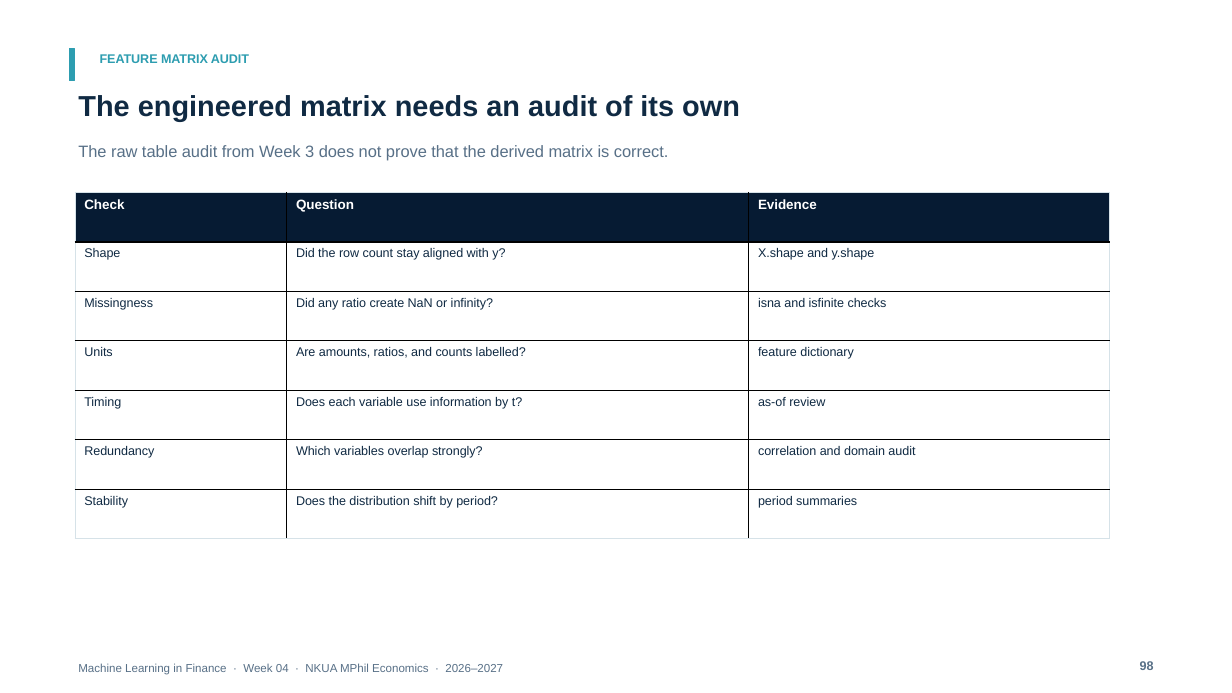
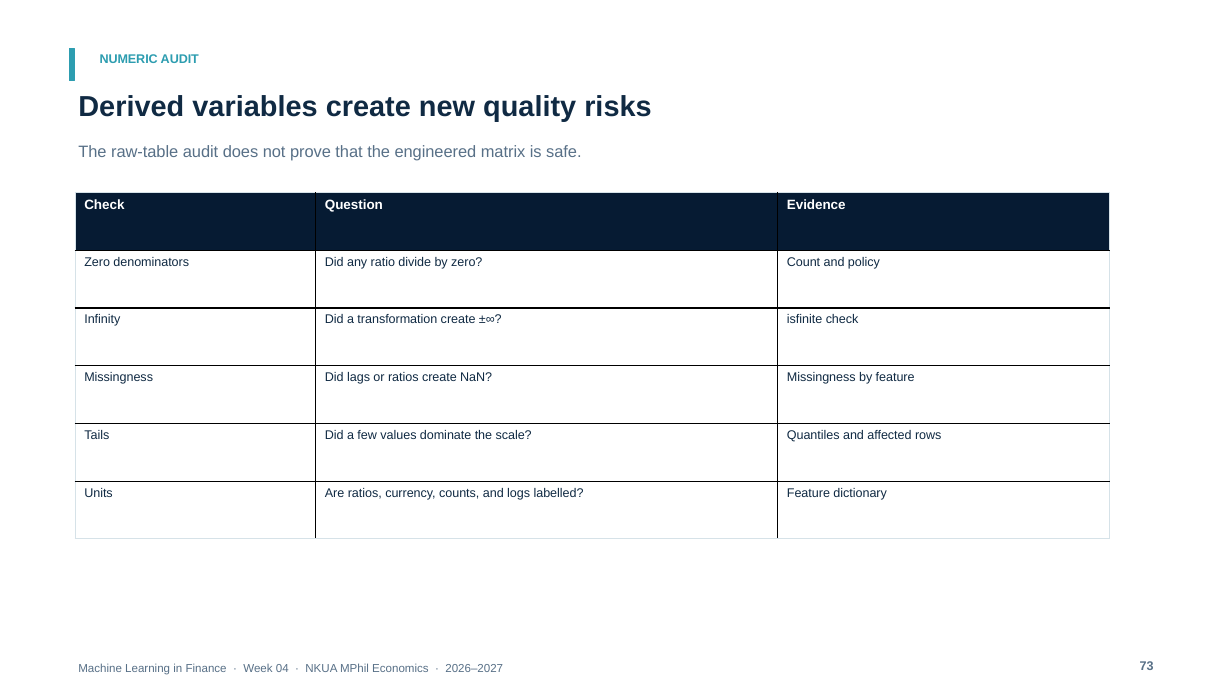
Before and after one commit to fkottas/Teaching-Courses, a slide deck: slide 73 of Machine Learning in Finance/2026-2027/lectures/week-04/slides/Lecture_04_Feature_Engineering_for_Financial_Data_2026-2027.pptx (slide 98 before the commit). Drawn at 1232x693 pixels with LibreOffice and Linux fonts; fonts in the diff are those of the drawing. Boxes give left, top, right and bottom in pixels: in the first picture for what was removed or moved away, otherwise in the second. Text is boxed around its words. In the diff, an @@ line names an element or a change of style, - is before the commit and + after.

Commit message:
Refine Week 4 deck and add scorecard binning methods

```diff
--- a/Machine Learning in Finance/2026-2027/lectures/week-04/slides/Lecture_04_Feature_Engineering_for_Financial_Data_2026-2027.pptx
+++ b/Machine Learning in Finance/2026-2027/lectures/week-04/slides/Lecture_04_Feature_Engineering_for_Financial_Data_2026-2027.pptx
@@ text at bbox=[100, 54, 199, 63]: text changed @@
-FEATURE MATRIX AUDIT
+NUMERIC AUDIT
@@ text at bbox=[78, 95, 652, 121]: text changed @@
-The engineered matrix needs an audit of its own
+Derived variables create new quality risks
@@ text at bbox=[78, 145, 581, 161]: text changed @@
-The raw table audit from Week 3 does not prove that the derived matrix is correct.
+The raw-table audit does not prove that the engineered matrix is safe.
@@ table at bbox=[75, 192, 1109, 539] @@
-row 2: Shape | Did the row count stay aligned with y? | X.shape and y.shape
-row 3: Missingness | Did any ratio create NaN or infinity? | isna and isfinite checks
-row 4: Units | Are amounts, ratios, and counts labelled? | feature dictionary
-row 5: Timing | Does each variable use information by t? | as-of review
-row 6: Redundancy | Which variables overlap strongly? | correlation and domain audit
-row 7: Stability | Does the distribution shift by period? | period summaries
+row 2: Zero denominators | Did any ratio divide by zero? | Count and policy
+row 3: Infinity | Did a transformation create ±∞? | isfinite check
+row 4: Missingness | Did lags or ratios create NaN? | Missingness by feature
+row 5: Tails | Did a few values dominate the scale? | Quantiles and affected rows
+row 6: Units | Are ratios, currency, counts, and logs labelled? | Feature dictionary
@@ text at bbox=[1140, 661, 1154, 670]: text changed @@
-98
+73
```
Also in this commit, not shown: 32 other slides changed, 57 slides added, 76 slides removed, 3 other files.
